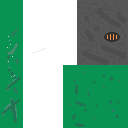
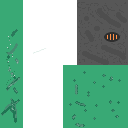
The second 128 × 128 image is a revision of the first. Changes to its layers:
painted on "colors" over <box>0,0,128,128</box>
